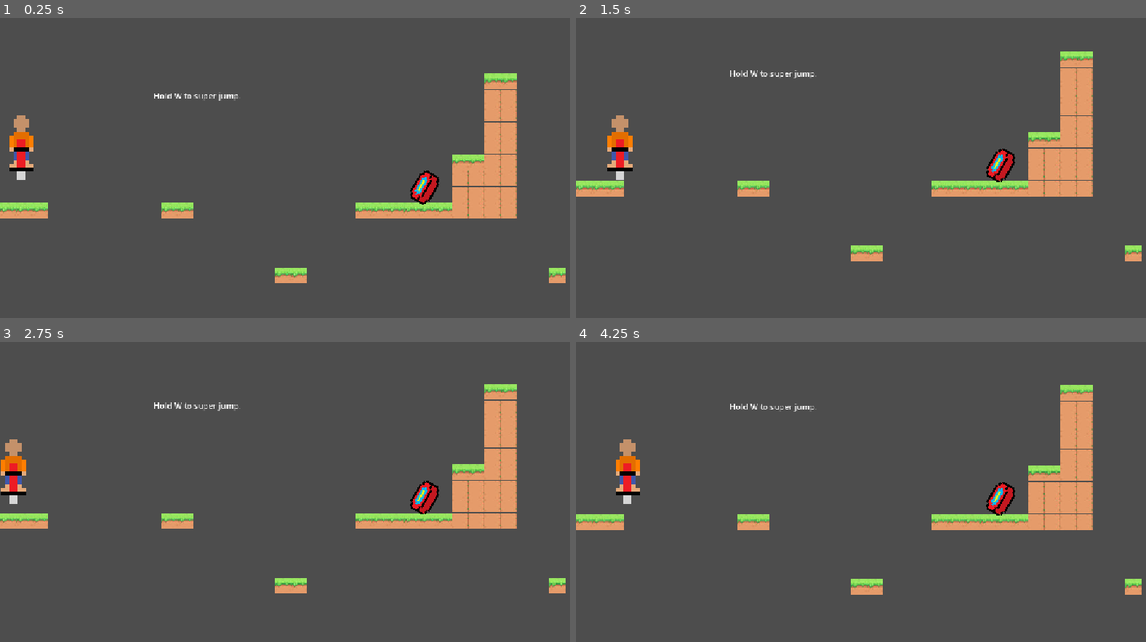
Above: before the commit, frames 1-4 (two rows, left to right).
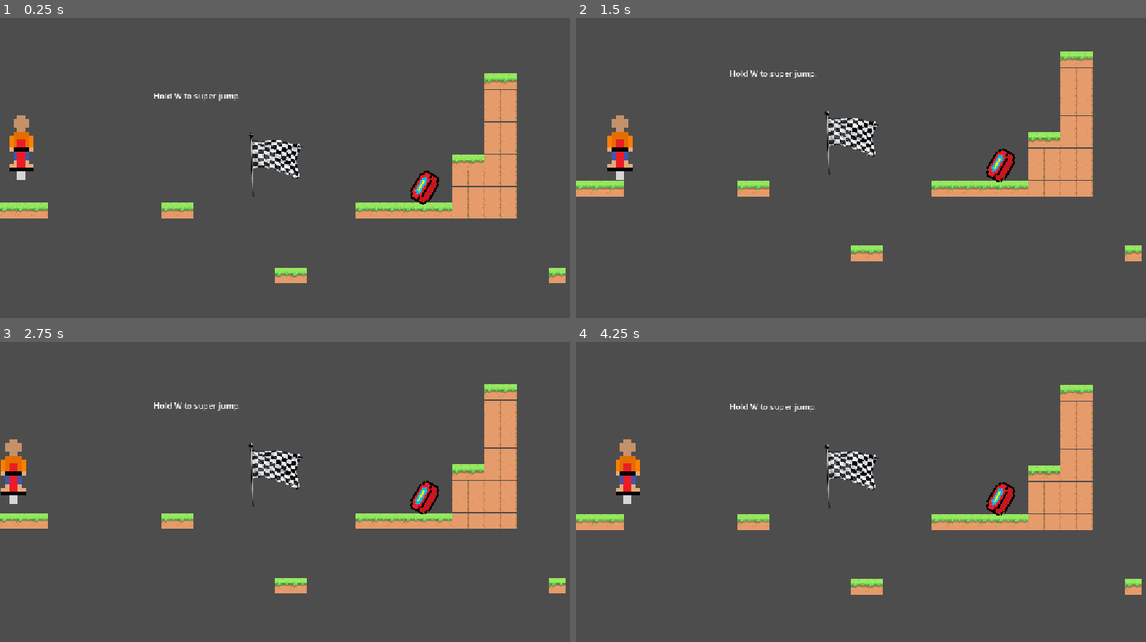
Above: after the commit, the same moments.

Repository: ScarletAkuma/game
Game: Godot game, scene res://main.tscn
Same seed, same stepped clock (60 frames per second), same inputs: the game is played once before the commit and once after it.
Inputs:
- Up to frame 1 (0.25 s): no input
- Up to frame 2 (1.5 s): hold D (right) from 0.53 s (still down); tap Space (jump) at 0.77 s
- Up to frame 3 (2.75 s): tap Space (jump) at 1.52 s; release D (right) at 2.03 s; hold A (left) from 2.03 s (still down)
- Up to frame 4 (4.25 s): release A (left) at 2.78 s; hold D (right) from 2.78 s (still down); tap Space (jump) at 3.02, 3.77 s

The runs differ from the first frame. In frame 1, 0.8% of the frame differs, in the area x 43-54%, y 38-60%; in frame 2, 0.8%; in frame 3, 0.7%; in frame 4, 0.8%.

Commit message:
flag fix

Diff:
--- a/main.tscn
+++ b/main.tscn
@@ -8,6 +8,7 @@
 [ext_resource type="Script" uid="uid://w551qun0euqt" path="res://kill_z_one.gd" id="6_5vw27"]
 [ext_resource type="AudioStream" uid="uid://dmc18tw6hg62c" path="res://LoFi 3 Min Countdown - Chill Sunset - 9to5.mp3" id="7_5vw27"]
 [ext_resource type="Script" uid="uid://bcghmqpu6w851" path="res://lofibeat.gd" id="8_kek77"]
+[ext_resource type="Texture2D" uid="uid://cv7bjth28tleh" path="res://flag.png" id="9_kek77"]
 
 [sub_resource type="TileSetAtlasSource" id="TileSetAtlasSource_1bvp3"]
 texture = ExtResource("1_h2yge")
@@ -298,7 +299,7 @@
 size = Vector2(4697, 8.5)
 
 [sub_resource type="RectangleShape2D" id="RectangleShape2D_ticvn"]
-size = Vector2(237, 6)
+size = Vector2(134.35794, 126.34503)
 
 [node name="Node2D" type="Node2D" unique_id=624461120]
 
@@ -362,8 +363,14 @@
 [node name="Finish Line" type="StaticBody2D" parent="." unique_id=2051677342]
 
 [node name="CollisionShape2D" type="CollisionShape2D" parent="Finish Line" unique_id=889544827]
-position = Vector2(1408, -309.00003)
+position = Vector2(542.76196, 369.2025)
 rotation = -1.553343
 shape = SubResource("RectangleShape2D_ticvn")
+disabled = true
+
+[node name="Sprite2D" type="Sprite2D" parent="Finish Line" unique_id=1862369345]
+position = Vector2(542, 365.99997)
+scale = Vector2(0.4, 0.4)
+texture = ExtResource("9_kek77")
 
 [connection signal="body_entered" from="Area2D" to="Player" method="_on_area_2d_body_entered"]
Binary file removed: checkered-flag-isolated-png.webp
Binary file added: flag.png
Not shown, changed: flag.png.import
